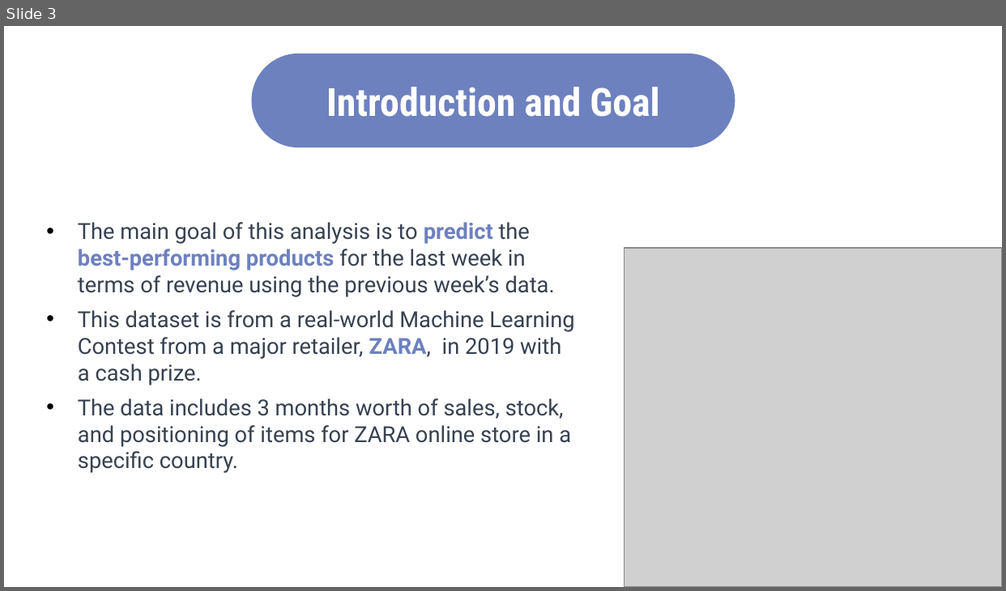
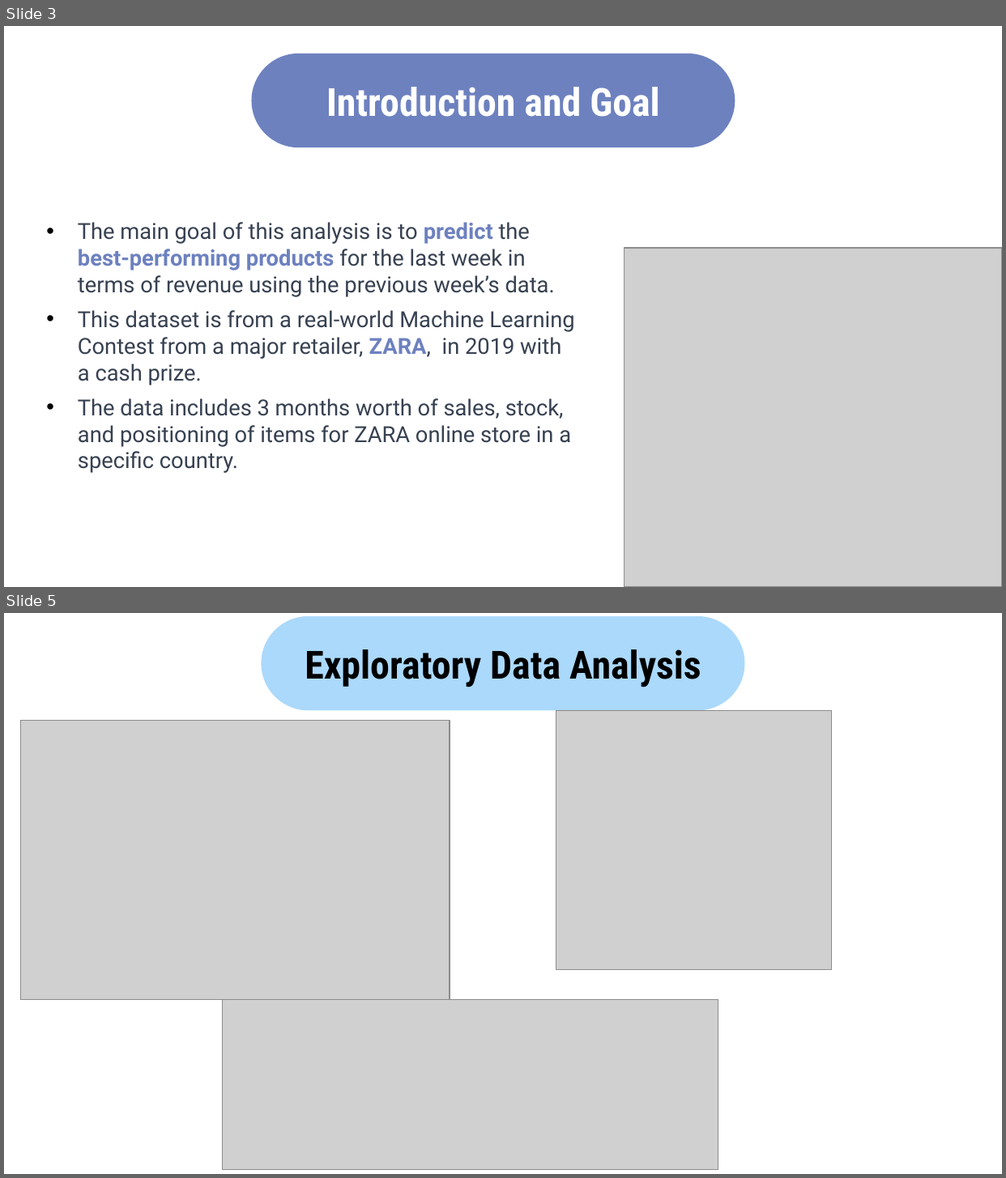
Before and after one commit to guptga/Zara-Fashion-Trends, a slide deck: ZARA_Fashion trends.pptx. Shown one above the other, each under a label of ours: slide 3 before the commit, slides 3 and 5 after it; the slides between them are not shown. The pictures are 1006x591 and 1006x1178 pixels, drawn with LibreOffice and Linux fonts; fonts in the diff are those of the drawing; grey boxes stand for pictures. Boxes give left, top, right and bottom in pixels: in the first picture for what was removed or moved away, otherwise in the second. Text is boxed around its words. In the diff, an @@ line names an element or a change of style, - is before the commit and + after.

Commit message:
Slide update

```diff
--- a/ZARA_Fashion trends.pptx
+++ b/ZARA_Fashion trends.pptx
@@ slide 5 added at bbox=[4, 613, 1002, 1174], background #FFFFFF @@
@@ rounded rectangle added at bbox=[262, 616, 745, 710], fill #ABD9FB, 28 pt, text #000000, bold @@
+Exploratory Data Analysis
@@ picture added at bbox=[20, 721, 449, 1000] @@
@@ picture added at bbox=[556, 711, 831, 970] @@
@@ picture added at bbox=[223, 999, 718, 1169] @@
```
Also in this commit, not shown: 2 slides changed, 4 other files.
